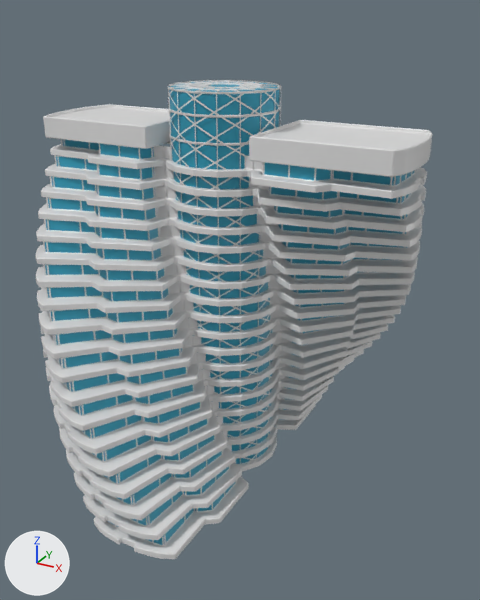
One commit to the Blender file Blender Models/Biology and Chemistry/DNA Building.blend: the scene before it, then after it.
Both versions are drawn from a camera (50 mm lens) standing at (5.39, -9.3, 7.71) and looking at (0.34, -0.12, 3.11). Arrows for +X, +Y and +Z are at lower left; the lights stay in place.

Objects in the first picture: 'balcony', 'core', 'platform', 'structure', 'structure.001', 'wire core', 'wire helix'.
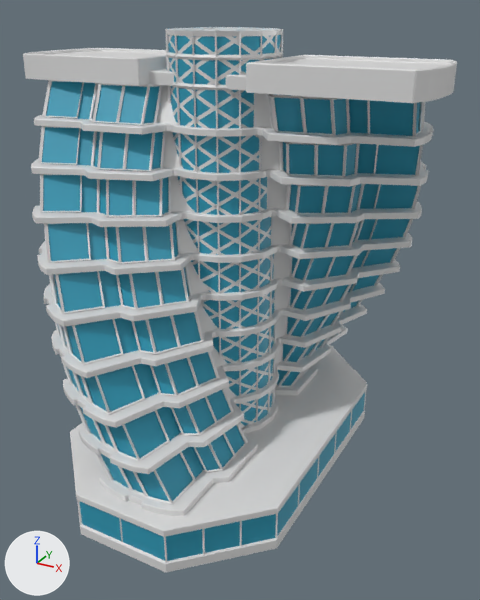
ob_empty_001 is not drawn itself; it is used by a modifier of ob_structure, ob_structure_001.
ob_wire_empty is not drawn itself; it is used by a modifier of ob_wire_helix.
ob_main_empty is not drawn itself; it is used by a modifier of ob_main_structure, ob_main_structure_001, ob_wire_structure_001, ob_wire_structure_002.
ob_wire_empty_1 is not drawn itself; it is used by a modifier of ob_wire_helix_001.

Changed parts and their boxes (x1, y1, x2, y2) in the pictures (480 x 600 px):
'structure', deleted: before (35, 139, 427, 559)
'main structure.001', added: after (31, 81, 258, 516)
'main structure', added: after (253, 93, 434, 395)
'base', added: after (70, 345, 367, 573)
'core', moved: before (169, 81, 279, 464); after (168, 35, 281, 426)
'balcony', moved, modifiers changed: before (166, 159, 279, 471); after (170, 124, 280, 434)
'platform.001', added: after (23, 48, 457, 103)
'platform', deleted: before (43, 104, 432, 177)
'wire structure.001', added: after (38, 80, 248, 505)
'structure.001', deleted: before (43, 139, 417, 547)
'wire helix.001', added: after (168, 35, 281, 425)
'wire core', moved, modifiers changed: before (168, 80, 281, 464); after (166, 27, 283, 425)
'wire structure.002', added: after (266, 94, 426, 387)
'wire helix', deleted: before (167, 86, 281, 463)
'base wires', added: after (78, 391, 366, 563)
'Cube', added: after (355, 370, 367, 384)

The change, as a list of edits to the scene's bpy script:
```text
Add me_plane_009:
    me_plane_009.from_pydata([(0.8505, 0.0, 0.0655), (0.8505, 0.0, 0.0002)], [(1, 0)], [])
    me_plane_009.materials.append(mat_material)  # light grey #e2e2e2
Remove ob_structure:
    ob_structure = bpy.data.objects.new('structure', me_plane_001)
Remove ob_empty_001:
    ob_empty_001 = bpy.data.objects.new('Empty.001', None)
Change ob_core:
    ob_core.location: (0.0, 0.0, 0.0) -> (0.0, 0.0, 0.8)
Change ob_balcony:
    ob_balcony.location: (0.0, 0.0, 0.0) -> (0.0, 0.0, 0.8)
    where _m = ob_balcony.modifiers.new('Array', 'ARRAY')
    _m.count: 19 -> 9
    where _m = ob_balcony.modifiers.new('Array', 'ARRAY')
    _m.relative_offset_displace: (0.0, 0.0, 3.0) -> (0.0, 0.0, 6.5)
Remove ob_platform:
    ob_platform = bpy.data.objects.new('platform', me_plane_002)
Change ob_wire_core:
    ob_wire_core.location: (0.0, 0.0, 0.0) -> (0.0, 0.0, 0.8)
    where _m = ob_wire_core.modifiers.new('Wireframe', 'WIREFRAME')
    add _m.thickness = 0.05
    add _m.offset = -0.239
    add _m.use_even_offset = False
Remove ob_wire_helix:
    ob_wire_helix = bpy.data.objects.new('wire helix', me_plane_004)
Remove ob_structure_001:
    ob_structure_001 = bpy.data.objects.new('structure.001', me_plane_005)
Remove ob_wire_empty:
    ob_wire_empty = bpy.data.objects.new('wire empty', None)
Add ob_cube:
    ob_cube = bpy.data.objects.new('Cube', me_cube_002)  # 38 vertices, 29 faces; spans x 0.6..1.09, y -1.0..1.0, z -1.0..1.1; in mat_material (light grey #e2e2e2), mat_material_001 (cyan #2b9bb8)
    ob_cube.location = (1.57, 2.18, 0.35)
    ob_cube.rotation_euler = (0.0, 0.0, 0.785)  # degrees (0, 0, 45)
    ob_cube.scale = (0.3, 0.282, 0.35)
Add ob_wire_structure_002:
    ob_wire_structure_002 = bpy.data.objects.new('wire structure.002', me_plane_008)  # 34 vertices, 14 faces; spans x -0.81..1.09, y 1.0..2.98, z 0.1..0.65; in mat_material (light grey #e2e2e2); modifiers ARRAY, WIREFRAME
    ob_wire_structure_002.location = (0.0, 0.0, 0.79)
Add ob_main_empty:
    ob_main_empty = bpy.data.objects.new('main Empty', None)
    ob_main_empty.location = (0.0, 0.0, 0.8)
    ob_main_empty.rotation_euler = (0.0, 0.0, -0.175)  # degrees (0, 0, -10)
Add ob_wire_structure_001:
    ob_wire_structure_001 = bpy.data.objects.new('wire structure.001', me_plane_013)  # 34 vertices, 14 faces; spans x -0.98..0.92, y -2.87..-0.89, z 0.1..0.65; in mat_material (light grey #e2e2e2); modifiers ARRAY, WIREFRAME
    ob_wire_structure_001.location = (0.0, 0.0, 0.79)
Add ob_base_wires:
    ob_base_wires = bpy.data.objects.new('base wires', me_cube_001)  # 54 vertices, 26 faces; spans x -2.04..2.04, y -3.26..3.26, z 0.17..0.68; in mat_material (light grey #e2e2e2); modifiers WIREFRAME
    ob_base_wires.location = (0.0, 0.0, 0.0)
Add ob_base:
    ob_base = bpy.data.objects.new('base', me_cube)  # 60 vertices, 52 faces; spans x -2.06..2.06, y -3.29..3.29, z 0.0..0.8; in mat_material (light grey #e2e2e2), mat_material_001 (cyan #2b9bb8); modifiers BEVEL
    ob_base.location = (0.0, 0.0, 0.0)
Add ob_main_structure_001:
    ob_main_structure_001 = bpy.data.objects.new('main structure.001', me_plane_012)  # 120 vertices, 93 faces; spans x -0.99..1.12, y -3.06..-0.19, z 0.0..0.65; in mat_material (light grey #e2e2e2), mat_material_001 (cyan #2b9bb8); modifiers ARRAY, BEVEL
    ob_main_structure_001.location = (0.0, 0.0, 0.8)
Add ob_wire_empty_1:
    ob_wire_empty_1 = bpy.data.objects.new('wire Empty', None)
    ob_wire_empty_1.location = (0.0, 0.0, 0.8)
    ob_wire_empty_1.rotation_euler = (0.0, 0.0, -0.698)  # degrees (0, 0, -40)
Add ob_wire_helix_001:
    ob_wire_helix_001 = bpy.data.objects.new('wire helix.001', me_plane_009)  # modifiers SCREW, MIRROR, ARRAY
    ob_wire_helix_001.location = (0.0, 0.0, 0.8)
Add ob_platform_001:
    ob_platform_001 = bpy.data.objects.new('platform.001', me_plane_007)  # 100 vertices, 88 faces; spans x -0.8..0.8, y 0.35..3.08, z 0.0..0.35; in mat_material (light grey #e2e2e2); modifiers MIRROR, BEVEL
    ob_platform_001.location = (0.0, 0.0, 6.65)
    ob_platform_001.rotation_euler = (0.0, 0.0, 1.571)  # degrees (0, 0, 90)
    ob_platform_001.scale = (1.21, 1.1, 1.1)
Add ob_main_structure:
    ob_main_structure = bpy.data.objects.new('main structure', me_plane_006)  # 120 vertices, 93 faces; spans x -1.0..1.1, y 0.3..3.18, z 0.0..0.65; in mat_material (light grey #e2e2e2), mat_material_001 (cyan #2b9bb8); modifiers ARRAY, BEVEL
    ob_main_structure.location = (0.0, 0.0, 0.8)
```
